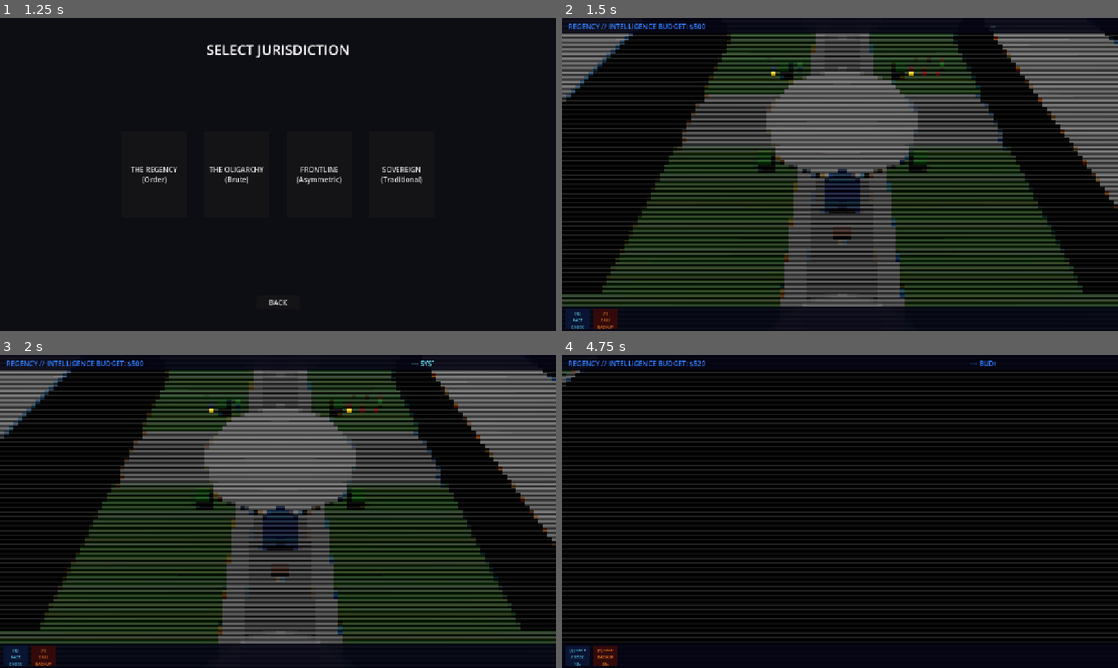
Above: before the commit, frames 1-4 (two rows, left to right).
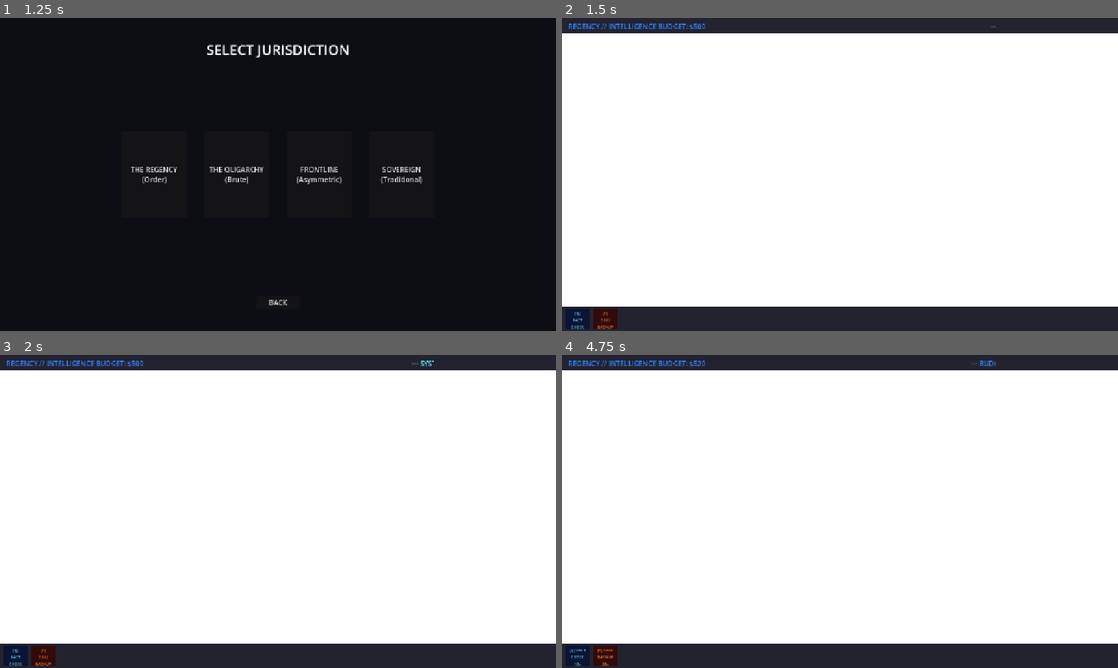
Above: after the commit, the same moments.

Repository: grantl12/rts
Game: Godot game, scene res://scenes/ui/main_menu.tscn
Same seed, same stepped clock (60 frames per second), same inputs: the game is played once before the commit and once after it. Sound files missing from this copy of the repository are replaced by a short silence.
Inputs (mouse positions are in pixels of both pictures, inside the frame that each line leads up to):
- Up to frame 1 (1.25 s): click "INITIATE NEW AUDIT" at 0.5 s
- Up to frame 2 (1.5 s): click "THE REGENCY (Order)" at 1.25 s
- Up to frame 3 (2 s): no input
- Up to frame 4 (4.75 s): tap Enter at 2 s; move the mouse to (962, 495) at 2.02 s; hold Right (ui_right) 2.03-2.78 s; tap Q at 2.1, 3.6 s; click (962, 495) at 2.17 s; move the mouse to (728, 527) at 2.77 s; hold Down (ui_down) 2.78-3.53 s; tap E at 2.85, 4.35 s; move the mouse to (895, 442) at 3.52 s; hold Right (ui_right) 3.53-4.28 s; move the mouse to (812, 574) at 4.27 s; hold Up (ui_up) from 4.28 s (still down); click (812, 574) at 4.42 s

Frame 1 is identical in both runs. In frame 2, 95% of the frame differs, in the area x 0-100%, y 0-100%; in frame 3, 95%; in frame 4, 99%.
Error after the commit: Parse Error: Function "_build_shadow()" not found in base self. (res://scripts/units/unit.gd:52)

Commit message:
style: enhance CRT shader and add unit shadows for C&C aesthetic

Diff:
--- a/client/scripts/units/unit.gd
+++ b/client/scripts/units/unit.gd
@@ -49,6 +49,7 @@
 		_build_mesh_visuals()
 
 	_build_selection_ui()
+	_build_shadow()
 
 	# Soul leader crown indicator
 	if is_soul_leader:
--- a/client/shaders/post_process_pixelation.gdshader
+++ b/client/shaders/post_process_pixelation.gdshader
@@ -1,8 +1,8 @@
 shader_type canvas_item;
 
 uniform int pixel_size = 3;
-uniform float scanline_intensity = 0.15;
-uniform float color_bleed = 0.001;
+uniform float scanline_intensity : hint_range(0.0, 0.5) = 0.15;
+uniform float color_bleed : hint_range(0.0, 0.01) = 0.001;
 uniform sampler2D screen_texture : hint_screen_texture, repeat_disable, filter_nearest;
 
 void fragment() {
@@ -23,7 +23,7 @@
     color -= scanline;
 
     // Gritty Contrast / Color Crushing
-    color = mix(color, floor(color * 8.0) / 8.0, 0.5); // Gritty palette
+    color = mix(color, floor(color * 8.0) / 8.0, 0.5); # Gritty palette
 
     COLOR = vec4(color, 1.0);
 }
